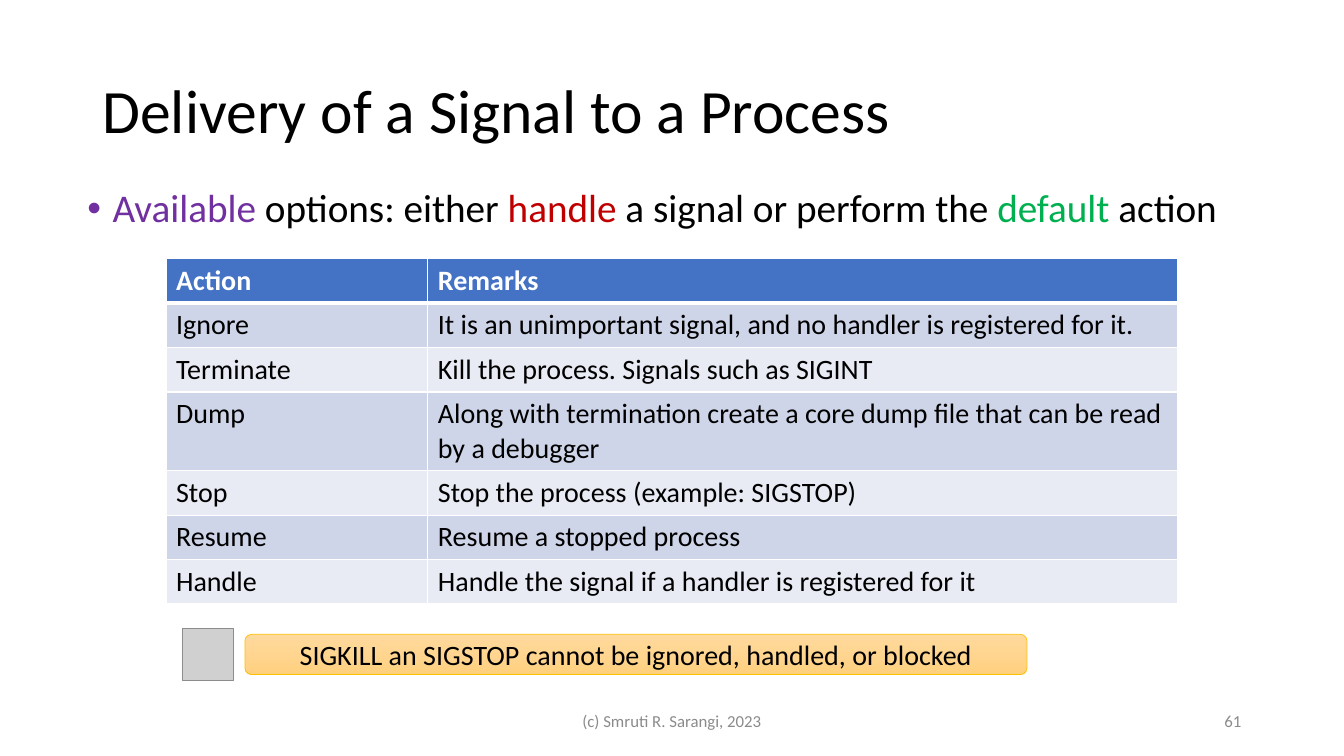
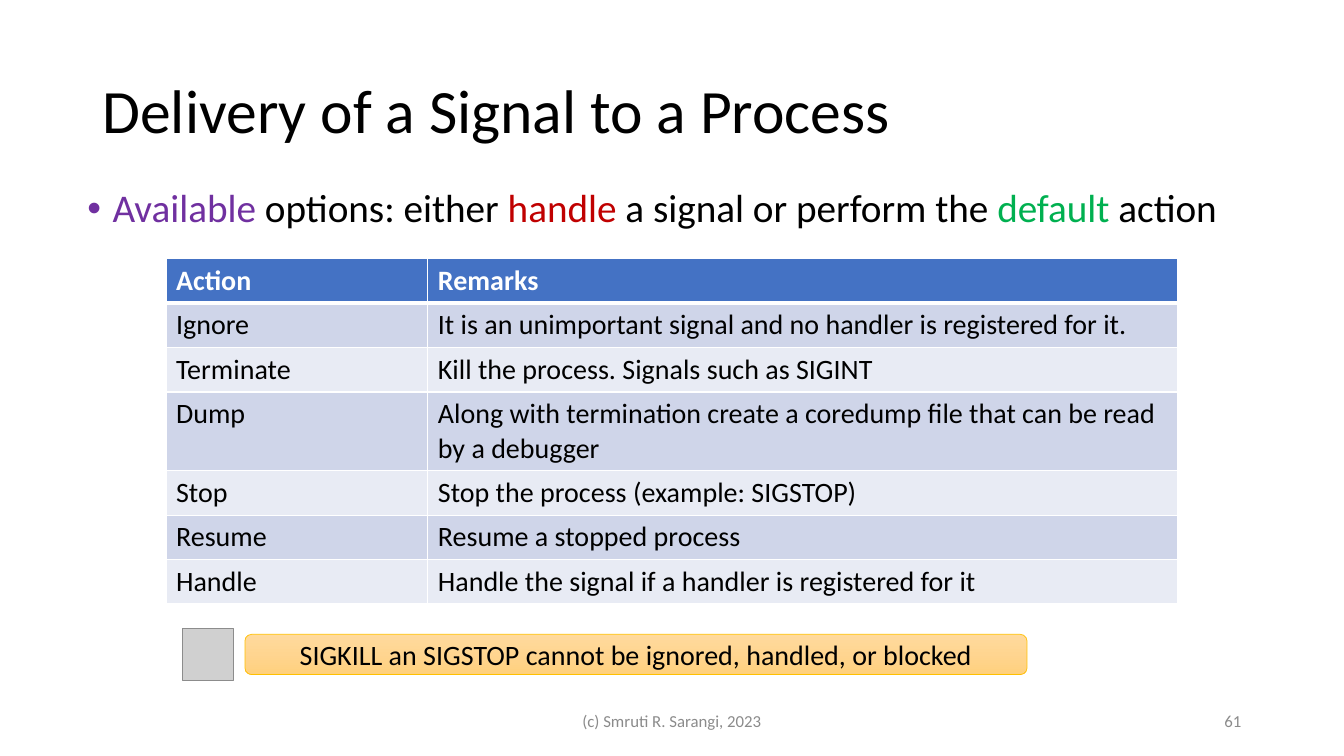
Before and after one commit to srsarangi/srsarangi.github.io, a slide deck: slide 61 of osbook/slides/4.communication.pptx. Drawn at 1344x756 pixels with LibreOffice and Linux fonts; fonts in the diff are those of the drawing; grey boxes stand for pictures. Boxes give left, top, right and bottom in pixels: in the first picture for what was removed or moved away, otherwise in the second. Text is boxed around its words. In the diff, an @@ line names an element or a change of style, - is before the commit and + after.

```diff
--- a/osbook/slides/4.communication.pptx
+++ b/osbook/slides/4.communication.pptx
@@ table at [166,259,1179,600] @@
-row 2, column 2: It is an unimportant signal, and no handler is registered for it.
+row 2, column 2: It is an unimportant signal and no handler is registered for it.
-row 4, column 2: Along with termination create a core dump file that can be read by a debugger
+row 4, column 2: Along with termination create a coredump file that can be read by a debugger
```
Also in this commit, not shown: 13 other slides changed, 2 other files.
